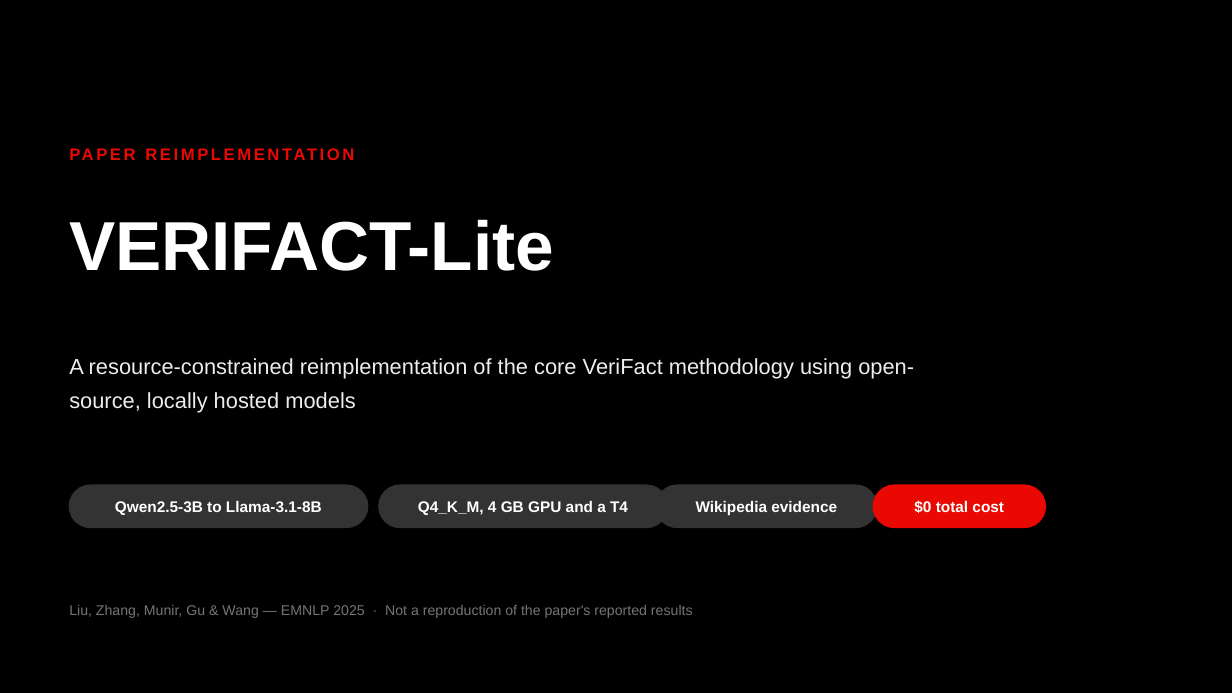
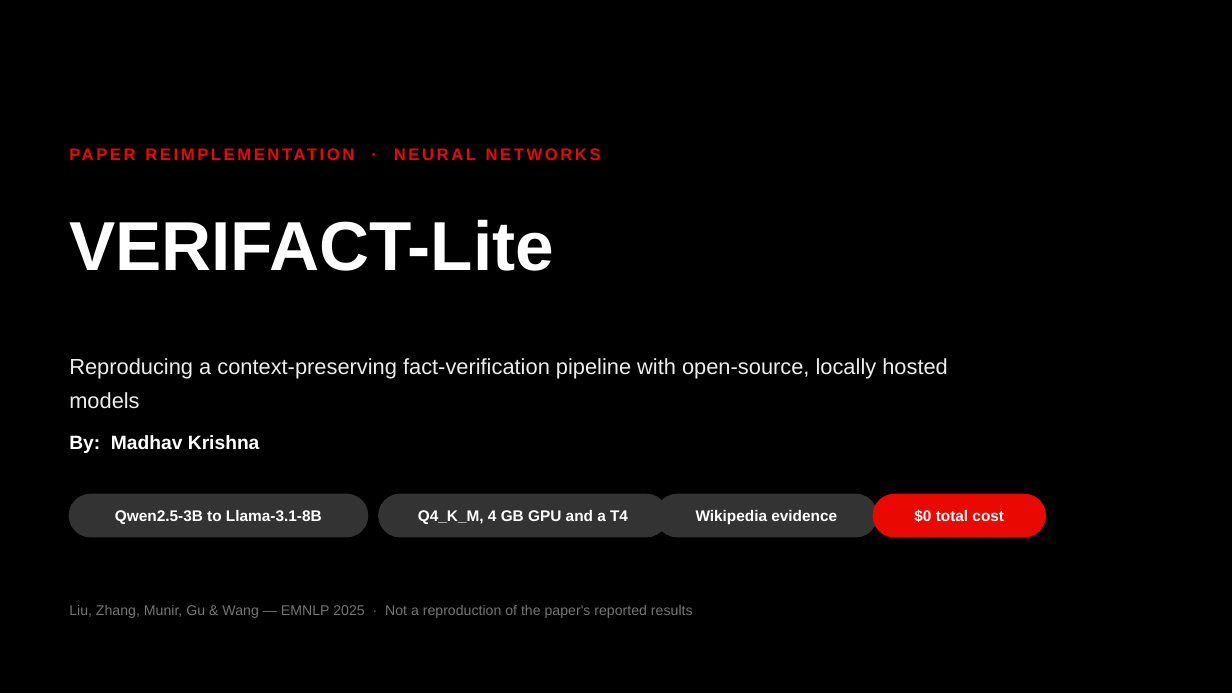
Before and after one commit to MadhavKrishna06/Verifact-Lite, a slide deck: slide 1 of presentation/VERIFACT-Lite-TTU.pptx. Drawn at 1232x693 pixels with LibreOffice and Linux fonts; fonts in the diff are those of the drawing. Boxes give left, top, right and bottom in pixels: in the first picture for what was removed or moved away, otherwise in the second. Text is boxed around its words. In the diff, an @@ line names an element or a change of style, - is before the commit and + after.

```diff
--- a/presentation/VERIFACT-Lite-TTU.pptx
+++ b/presentation/VERIFACT-Lite-TTU.pptx
@@ text at [394,148,601,160]: text changed @@
-PAPER REIMPLEMENTATION
+PAPER REIMPLEMENTATION · NEURAL NETWORKS
@@ text at [69,358,948,409]: text changed @@
-A resource-constrained reimplementation of the core VeriFact methodology using open-source, locally hosted models
+Reproducing a context-preserving fact-verification pipeline with open-source, locally hosted models
@@ text added at [69,435,260,453], 15 pt, text #FFFFFF, bold @@
+By: Madhav Krishna
@@ 4 texts, 4 rounded rectangles: place and size @@
-4 texts, 4 rounded rectangles at [69,485,1045,528]
+4 texts, 4 rounded rectangles at [69,494,1045,537]
```
Also in this commit, not shown: 13 other slides changed, 3 slides added, 2 slides removed, 1 other file.
